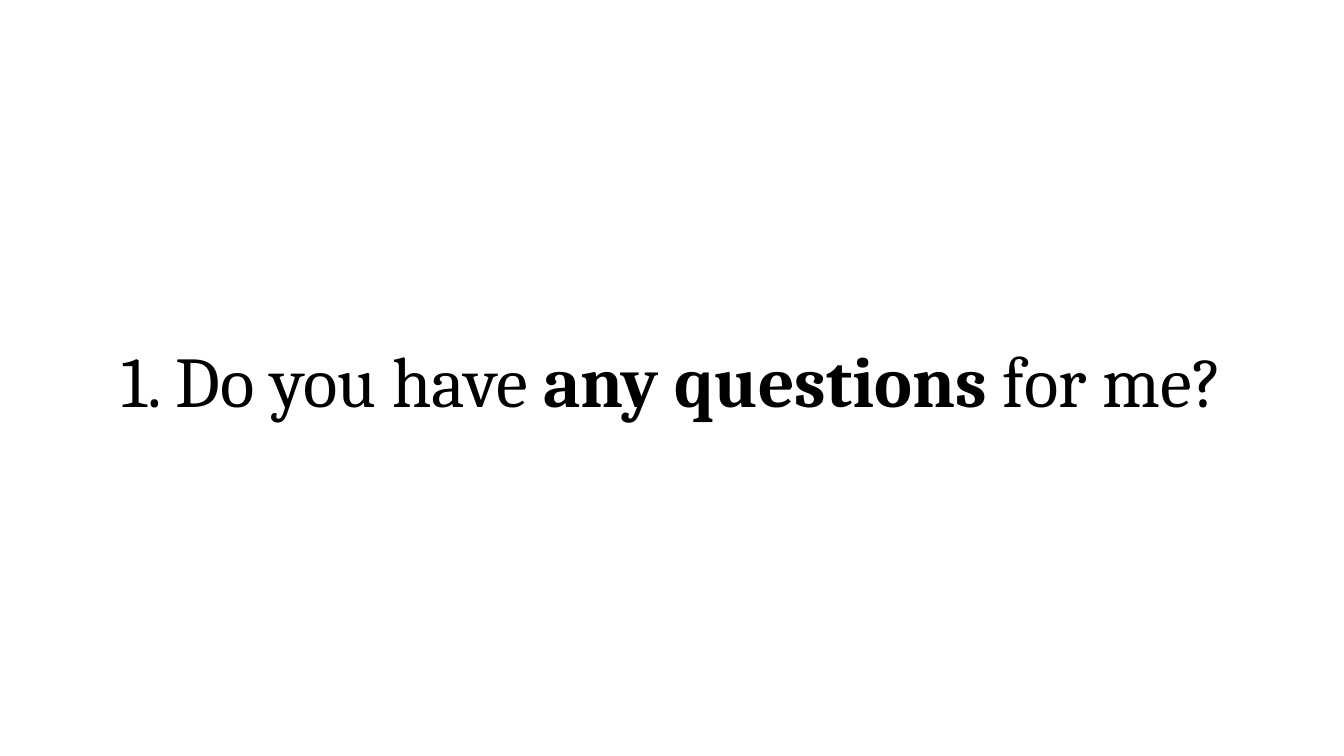
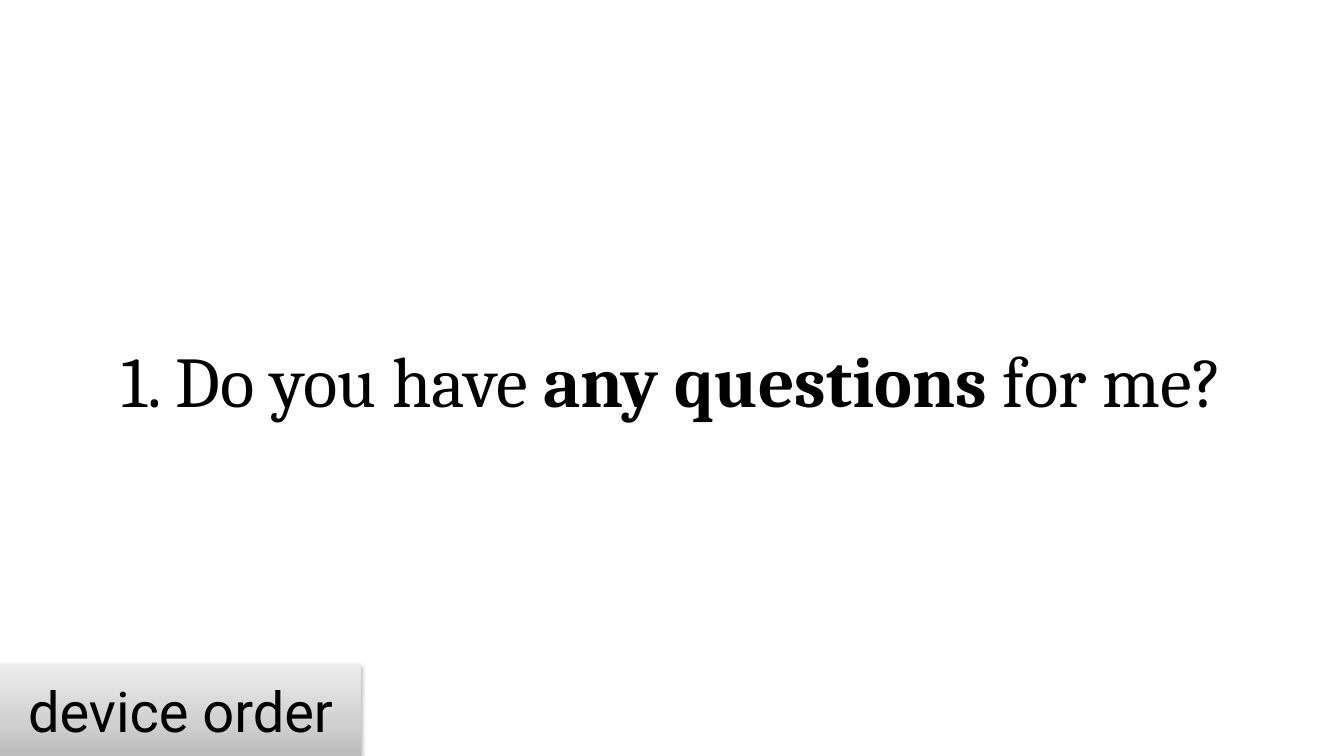
Before and after one commit to mariannazhang/PowerPoint-auto-coding, a slide deck: slide 25 of stimuli.pptm (slide 23 before the commit). Drawn at 1344x756 pixels with LibreOffice and Linux fonts; fonts in the diff are those of the drawing. Boxes give left, top, right and bottom in pixels: in the first picture for what was removed or moved away, otherwise in the second. Text is boxed around its words. In the diff, an @@ line names an element or a change of style, - is before the commit and + after.

```diff
--- a/stimuli.pptm
+++ b/stimuli.pptm
@@ action button blank added at <box>0,663,361,756</box>, fill gradient #BDBDBD to #D1D1D1 to #EEEEEE, 40 pt, text #000000 @@
+device order
```
Also in this commit, not shown: 2 slides added, 3 other files.
